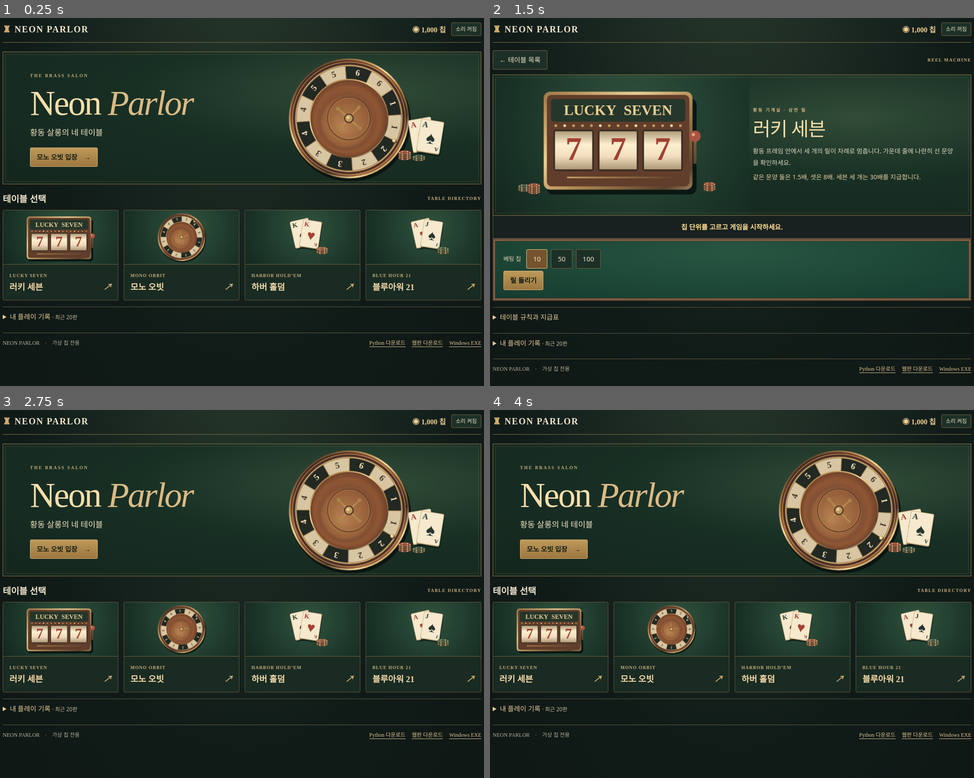
Above: before the commit, frames 1-4 (two rows, left to right).
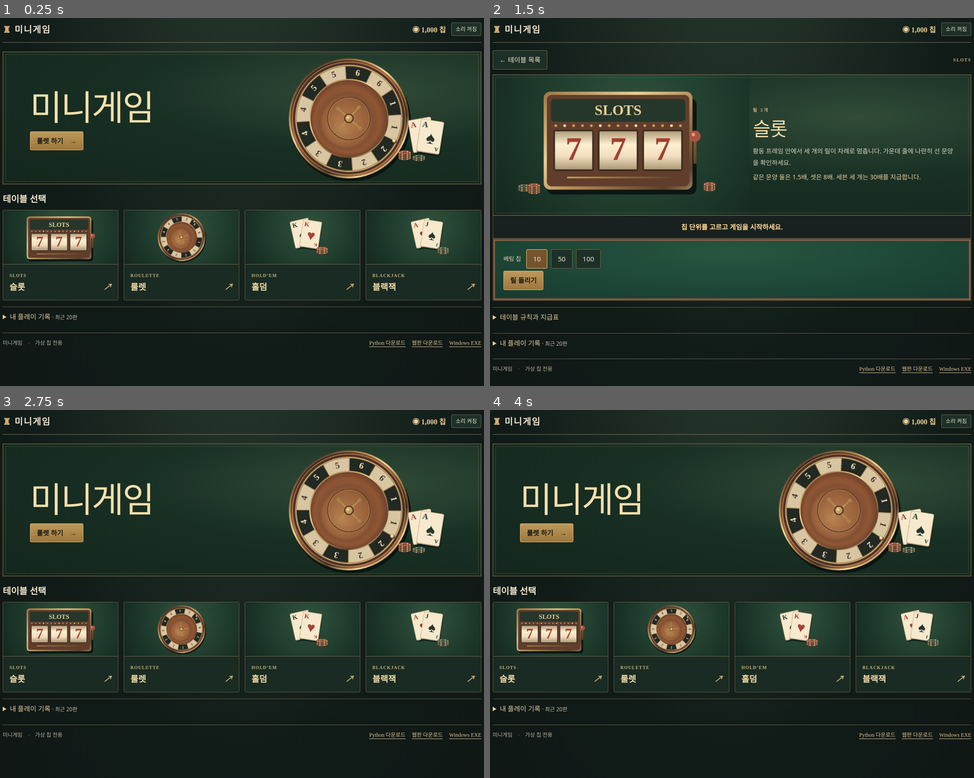
Above: after the commit, the same moments.

Repository: chsh3462-byte/play
Game: browser game, page neon-parlor/web/index.html
The game is run twice, just before and just after one commit, with the same random seed, the same clock (stepped at 60 frames per second) and the same inputs.
Inputs:
- Up to frame 1 (0.25 s): no input
- Up to frame 2 (1.5 s): click "LUCKY SEVEN 러키 세븐 ↗" (after the commit: "SLOTS 슬롯 ↗") at 1.27 s
- Up to frame 3 (2.75 s): click "50" at 1.87 s; click "소리 꺼짐" at 2.02 s; click "♜ NEON PARLOR" (after the commit: "♜ 미니게임") at 2.47 s
- Up to frame 4 (4 s): click "BLUE HOUR 21 블루아워 21 ↗" (after the commit: "BLACKJACK 블랙잭 ↗") at 3.07 s; click "← 테이블 목록" at 3.67 s

The runs differ from the first frame. In frame 1, 3.2% of the frame differs, in the area x 0-100%, y 1-89%; in frame 2, 1.0%; in frame 3, 3.2%; in frame 4, 3.2%.

Commit message:
Use simple names for the four games and their downloads

Diff:
--- a/neon-parlor/index.html
+++ b/neon-parlor/index.html
@@ -1 +1 @@
-<!doctype html><html lang="ko"><meta charset="utf-8"><meta http-equiv="refresh" content="0;url=web/"><title>Neon Parlor</title><a href="web/">황동 살롱 입장</a></html>
+<!doctype html><html lang="ko"><meta charset="utf-8"><meta http-equiv="refresh" content="0;url=web/"><title>미니게임</title><a href="web/">게임 열기</a></html>
--- a/neon-parlor/web/art.js
+++ b/neon-parlor/web/art.js
@@ -25,7 +25,7 @@
  if(c==null){ctx.save();ctx.beginPath();ctx.rect(4,4,w-8,h-8);ctx.clip();fill(3,3,w-6,h-6,"#813f33");for(let i=-h;i<w+h …(224 unchanged characters)…
  else {let ink=[1,2].includes(suit(c))?"#a44034":"#26342e";txt(face(c),5,h*.24,w*.34,ink,"left");txt(suits[suit(c)],w*.53,h*.71,w*.72,ink);ctx.save();ctx.translate(w-4,h-3);ctx.rotate(Math.PI);txt(face(c),0,h*.16,w*.23,ink,"left");ctx.restore()}ctx.restore()}
 function symbol(i,x,y,z){let c=["#a14032","#a5473c","#347261","#9e702d","#a66e31"][i];if(i===3){ctx.save();ctx.translat …(522 unchanged characters)…
-function cabinet(x,y,s,t,values=[0,0,0],elapsed=-1){ctx.save …(190 unchanged characters)… ounded(-85,-54,166,28,4,"#25362a");txt("LUCKY  SEVEN",-2,-34,18,ivory);for(let i=0;i<15;i++) …(65 unchanged characters)…
+function cabinet(x,y,s,t,values=[0,0,0],elapsed=-1){ctx.save …(190 unchanged characters)… ounded(-85,-54,166,28,4,"#25362a");txt("SLOTS",-2,-34,18,ivory);for(let i=0;i<15;i++) …(65 unchanged characters)…
  for(let j=0;j<3;j++){let xx=-82+j*55;rounded(xx,-16,50,51,3,"#382c21");let g=ctx.createLinearGradient(0,-15,0,34);g.ad …(372 unchanged characters)…
  fill(-65,42,130,2,gold);fill(91,-6,4,32,gold);disk(93,-8,7,"#ab5342");disk(91,-10,2,"#e5a37c");ctx.restore()}
 function chips(x,y,n,color="#924b39"){for(let i=0;i<n;i++){let yy=y-i*4;ellipse(x,yy+1,15,5,"#594630");ellipse(x,yy-1,15,4.8,color);for(let a=0;a<6;a++){let k=a*TAU/6;fill(x+12*Math.cos(k)-1,yy+3.6*Math.sin(k)-1,3,2,ivory)}ellipse(x,yy-1,8,2.8,"#c2a372");ellipse(x,yy-1,6.7,2.2,color)}}
--- a/neon-parlor/web/game.js
+++ b/neon-parlor/web/game.js
@@ -1,8 +1,8 @@
 const games=[
- ["LUCKY SEVEN","러키 세븐","REEL MACHINE",pink,"릴 3개가 순서대로 멈춥니다. 777은 30배, 다른 그림 세 개는 8배, 같은 그림 두 개는 1.5배입니다. 배수는 베팅액을 포함한 총 지급액입니다."],
- ["MONO ORBIT","모노 오빗","ORBIT WHEEL",ivory,"흑·백에 숫자 1~6이 각각 있습니다. 칩 단위와 칸을 골라 여러 번 추가하세요. 각 베팅에서 색+숫자는 2배, 색만 맞으면 1.5배, 나머지는 0입니다. 구슬이 멈춘 칸이 당첨입니다."],
- ["HARBOR HOLD’EM","하버 홀덤","HEADS-UP POKER",mint,"딜러와 같은 앤티를 냅니다. 각자 2장과 공용 5장 중 최고의 5장으로 겨룹니다. 프리플롭·플롭·턴·리버마다 먼저 체크하거나 앤티만큼 베팅하세요. 딜러도 체크·베팅·콜·폴드할 수 있습니다. 한 거리당 베팅은 한 번이며 레이즈는 없습니다. 무승부는 팟을 반씩 나눕니다."],
- ["BLUE HOUR 21","블루아워 21","BLACKJACK",blue,"A는 1 또는 11, 그림 카드는 10입니다. 딜러는 소프트 17을 포함해 17 이상에서 스탠드합니다. 처음 두 장의 블랙잭은 2.5배, 일반 승리는 2배, 무승부는 원금 반환입니다. 더블은 첫 두 장에서 베팅액을 두 배로 올리고 한 장만 받습니다."] ];
+ ["SLOTS","슬롯","SLOTS",pink,"릴 3개가 순서대로 멈춥니다. 777은 30배, 다른 그림 세 개는 8배, 같은 그림 두 개는 1.5배입니다. 배수는 베팅액을 포함한 총 지급액입니다."],
+ ["ROULETTE","룰렛","ROULETTE",ivory,"흑·백에 숫자 1~6이 각각 있습니다. 칩 단위와 칸을 골라 여러 번 추가하세요. 각 베팅에서 색+숫자는 2배, 색만 맞으면 1.5배, 나머지는 0입니다. 구슬이 멈춘 칸이 당첨입니다."],
+ ["HOLD’EM","홀덤","HOLD’EM",mint,"딜러와 같은 앤티를 냅니다. 각자 2장과 공용 5장 중 최고의 5장으로 겨룹니다. 프리플롭·플롭·턴·리버마다 먼저 체크하거나 앤티만큼 베팅하세요. 딜러도 체크·베팅·콜·폴드할 수 있습니다. 한 거리당 베팅은 한 번이며 레이즈는 없습니다. 무승부는 팟을 반씩 나눕니다."],
+ ["BLACKJACK","블랙잭","BLACKJACK",blue,"A는 1 또는 11, 그림 카드는 10입니다. 딜러는 소프트 17을 포함해 17 이상에서 스탠드합니다. 처음 두 장의 블랙잭은 2.5배, 일반 승리는 2배, 무승부는 원금 반환입니다. 더블은 첫 두 장에서 베팅액을 두 배로 올리고 한 장만 받습니다."] ];
 function read(k,d){try{return localStorage.getItem("neonPier1."+k)??d}catch{return d}}
 function save(k,v){try{localStorage.setItem("neonPier1."+k,v)}catch{}}
 let balance=Number(read("chips",1000));if(!Number.isFinite(balance)||balance<0)balance=1000;
@@ -41,7 +41,7 @@
  if(mode===3){btn("controls","히트",()=>black("hit"),"primary");btn("controls","스탠드",()=>black("stand"));btn("controls","더블",()=>black("double"),"",player.length!==2||balance<unit)}
 }
 async function start(){if(live||!spend(unit))return;live=true;busy=true;pot=unit;exposed=false;winUntil=0;sync();controls();
- if(mode===0){reels=[rnd(5),rnd(5),rnd(5)];anim={start:now() …(147 unchanged characters)… lNames[i]).join(" · ")+" — "+(mul===30?"잭팟! 럭키 세븐":mul===8?"트리플 매치!":mul?"페어 적중":"매치 없음"));return}
+ if(mode===0){reels=[rnd(5),rnd(5),rnd(5)];anim={start:now() …(147 unchanged characters)… lNames[i]).join(" · ")+" — "+(mul===30?"777 잭팟!":mul===8?"트리플 매치!":mul?"페어 적중":"매치 없음"));return}
  dealerContribution=unit;deck=freshDeck();player=[];dealer=[];board=[];street=0;pending=false;cardTimes.clear();say("딜러가 카드를 나눕니다.");
  for(let hand of [player,dealer,player,dealer]){deal(hand);await wait(160)}
  busy=false;
--- a/neon-parlor/web/index.html
+++ b/neon-parlor/web/index.html
@@ -1,8 +1,8 @@
 <!doctype html>
-<html lang="ko"><head><meta charset="utf-8"><meta name="viewport" content="width=device-width,initial-scale=1"><meta name="theme-color" content="#11251e"><title>Neon Parlor · 황동 살롱</title><link rel="stylesheet" href="salon.css"></head>
-<body><main class="wrap"><header><button class="brand" id="brand"><b>♜</b> NEON PARLOR</button><div class="hud"><span id="wallet"></span><button id="sound"></button></div></header>
-<section id="lobby"><div class="hero"><div><small>THE BRASS SALON</small><h1>Neon <i>Parlor</i></h1><p>황동 살롱의 네 테이블</p><button class="primary" id="featured">모노 오빗 입장　→</button></div><canvas id="heroArt" width="600" height="310" aria-label="마호가니 룰렛과 상아색 트럼프 카드"></canvas></div><div class="heading"><h2>테이블 선택</h2><span>TABLE DIRECTORY</span></div><div id="tiles" class="tiles"></div></section>
+<html lang="ko"><head><meta charset="utf-8"><meta name="viewport" content="width=device-width,initial-scale=1"><meta name="theme-color" content="#11251e"><title>미니게임</title><link rel="stylesheet" href="salon.css"></head>
+<body><main class="wrap"><header><button class="brand" id="brand"><b>♜</b> 미니게임</button><div class="hud"><span id="wallet"></span><button id="sound"></button></div></header>
+<section id="lobby"><div class="hero"><div><h1>미니게임</h1><button class="primary" id="featured">룰렛 하기　→</button></div><canvas id="heroArt" width="600" height="310" aria-label="마호가니 룰렛과 상아색 트럼프 카드"></canvas></div><div class="heading"><h2>테이블 선택</h2></div><div id="tiles" class="tiles"></div></section>
 <section id="room" hidden><div class="heading"><button id="back">← 테이블 목록</button><span id="roomTag"></span></div><div  …(199 unchanged characters)…
 <div id="message" role="status"></div><div class="desk"><div id="stakes" class="row"></div><div id="boardGrid"></div><d …(201 unchanged characters)…
-<details id="journal"><summary>내 플레이 기록 <span>· 최근 20판</span></summary><div id="entries"></div></details><footer><span>NEON PARLOR　·　가상 칩 전용</span><button id="refill" hidden>연습 칩 1,000 받기</button><nav><a href="https://github.com/chsh3462-byte/play/releases/download/neon-parlor-v2.0/NeonParlor-Python.zip">Python 다운로드</a><a href="https://github.com/chsh3462-byte/play/releases/download/neon-parlor-v2.0/NeonParlor-Web.zip">웹판 다운로드</a><a href="https://github.com/chsh3462-byte/play/releases/download/neon-parlor-v2.0/NeonParlor.exe">Windows EXE</a></nav></footer></main>
+<details id="journal"><summary>내 플레이 기록 <span>· 최근 20판</span></summary><div id="entries"></div></details><footer><span>미니게임　·　가상 칩 전용</span><button id="refill" hidden>연습 칩 1,000 받기</button><nav><a href="https://github.com/chsh3462-byte/play/releases/download/neon-parlor-v2.1/MiniGames-Python.zip">Python 다운로드</a><a href="https://github.com/chsh3462-byte/play/releases/download/neon-parlor-v2.1/MiniGames-Web.zip">웹판 다운로드</a><a href="https://github.com/chsh3462-byte/play/releases/download/neon-parlor-v2.1/MiniGames.exe">Windows EXE</a></nav></footer></main>
 <script src="art.js"></script><script src="game.js"></script><script src="salon.js"></script></body></html>
--- a/neon-parlor/web/salon.js
+++ b/neon-parlor/web/salon.js
@@ -1,8 +1,8 @@
 const catalogue=[
- ["황동 기계실 · 삼연 릴","러키 세븐","황동 프레임 안에서 세 개의 릴이 차례로 멈춥니다. 가운데 줄에 나란히 선 문양을 확인하세요.","같은 문양 둘은 1.5배, 셋은 8배. 세븐 세 개는 30배를 지급합니다."],
- ["회전 살롱 · 상아 구슬","모노 오빗","마호가니 원판 위로 상아빛 구슬이 반대 방향으로 흐릅니다. 칩을 고르고 흑·백 번호판에 올리세요.","색만 맞으면 1.5배, 색과 숫자를 모두 맞히면 2배입니다. 숫자만 맞으면 지급액은 0입니다."],
- ["포커룸 · 헤즈업","하버 홀덤","딜러와 마주 앉아 두 장씩 받습니다. 공용 카드가 열릴 때마다 체크하거나 칩을 더 걸 수 있습니다.","각자의 두 장과 공용 다섯 장으로 최고의 다섯 장을 만듭니다. 무승부면 팟을 반씩 나눕니다."],
- ["카드 살롱 · 트웬티원","블루아워 21","상아색 카드 두 장으로 시작합니다. 한 장을 더 받거나 손을 멈춰 딜러보다 21에 가까이 가세요.","내추럴 블랙잭은 2.5배, 일반 승리는 2배. 동점은 원금을 돌려받습니다."] ];
+ ["릴 3개","슬롯","황동 프레임 안에서 세 개의 릴이 차례로 멈춥니다. 가운데 줄에 나란히 선 문양을 확인하세요.","같은 문양 둘은 1.5배, 셋은 8배. 세븐 세 개는 30배를 지급합니다."],
+ ["흑·백 1~6","룰렛","마호가니 원판 위로 상아빛 구슬이 반대 방향으로 흐릅니다. 칩을 고르고 흑·백 번호판에 올리세요.","색만 맞으면 1.5배, 색과 숫자를 모두 맞히면 2배입니다. 숫자만 맞으면 지급액은 0입니다."],
+ ["딜러와 1대1","홀덤","딜러와 마주 앉아 두 장씩 받습니다. 공용 카드가 열릴 때마다 체크하거나 칩을 더 걸 수 있습니다.","각자의 두 장과 공용 다섯 장으로 최고의 다섯 장을 만듭니다. 무승부면 팟을 반씩 나눕니다."],
+ ["21점","블랙잭","상아색 카드 두 장으로 시작합니다. 한 장을 더 받거나 손을 멈춰 딜러보다 21에 가까이 가세요.","내추럴 블랙잭은 2.5배, 일반 승리는 2배. 동점은 원금을 돌려받습니다."] ];
 function handRow(hand,x,y,hide,t){let spacing=Math.min(58,425/Math.max(1,hand.length));hand.forEach((c,i)=>{let age=Mat …(207 unchanged characters)…
 function stage(t){ctx=$("table").getContext("2d");field(640,350);
  if(mode<2){let e=anim?t-anim.start:-1;if(mode===0)cabinet(316,169,2.02,t,reels,reduced?-1:e);
@@ -10,7 +10,7 @@
  chips(77,286,3,"#394e40");chips(102,292,5);chips(540,285,4);
  }else{
  ellipse(320,182,306,158,"#714b34");ellipse(320,178,303,154,"#c5a269");ellipse(320,177,298,149,"#254a37");ellipse(320,176,281,135,"#8d8960");ellipse(320,176,279,133,"#264936");chips(96,214,3);chips(548,212,5,"#425946");
- if(!player.length){card(264,130,null,50,72,-.18);card(298,124,null,50,72,.07);card(328,126,null,50,72,.2);txt(mode===2?"HARBOR HOLD’EM":"BLUE HOUR 21",320,246,18,ivory)}
+ if(!player.length){card(264,130,null,50,72,-.18);card(298,124,null,50,72,.07);card(328,126,null,50,72,.2);txt(mode===2?"HOLD’EM":"BLACKJACK",320,246,18,ivory)}
  else{let h=mode===2;txt("DEALER",320,41,12,ivory);handRow(dealer,320,51,i=>!exposed&&(h||i===1),t);
  if(h){for(let i=0;i<5;i++){ctx.strokeStyle="#92a07d";ctx.strokeRect(183+i*58,140,44,60)}board.forEach((c,i)=>handRow([c],205+i*58,140,()=>false,t));txt(stages[street],320,130,13,ivory)}
  else{txt("DEALER   "+(exposed?points(dealer):(dealer.length?points(dealer.slice(0,1))+" + ?":"…")),320,148,16,ivory);txt("PLAYER   "+points(player),320,193,17,ivory)}
Binary file changed: neon-parlor/docs/roulette.png
Not shown, changed: neon-parlor/docs/CHANGELOG.md
Not shown, changed: neon-parlor/docs/FEATURES.md
Not shown, changed: neon-parlor/windows/build.ps1
